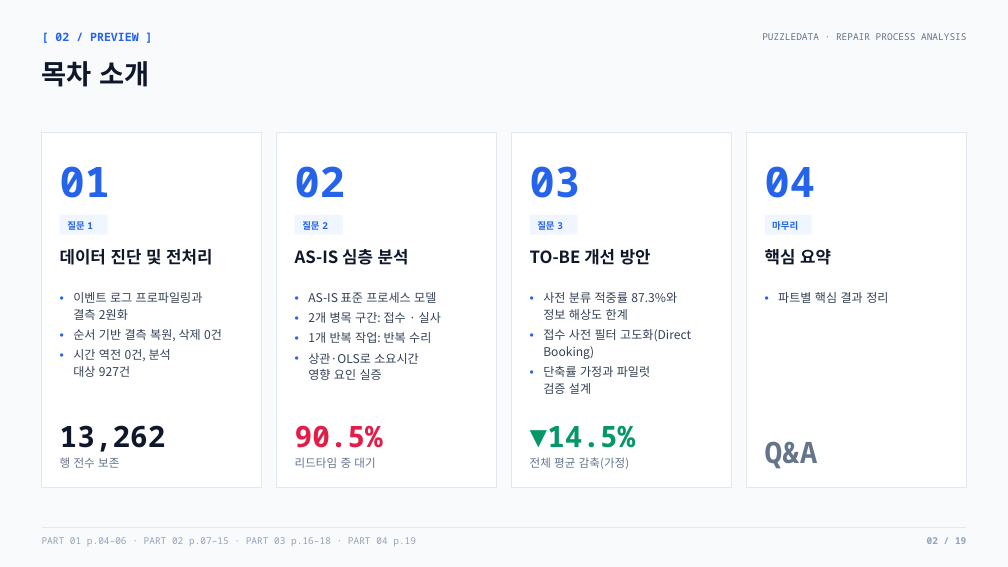
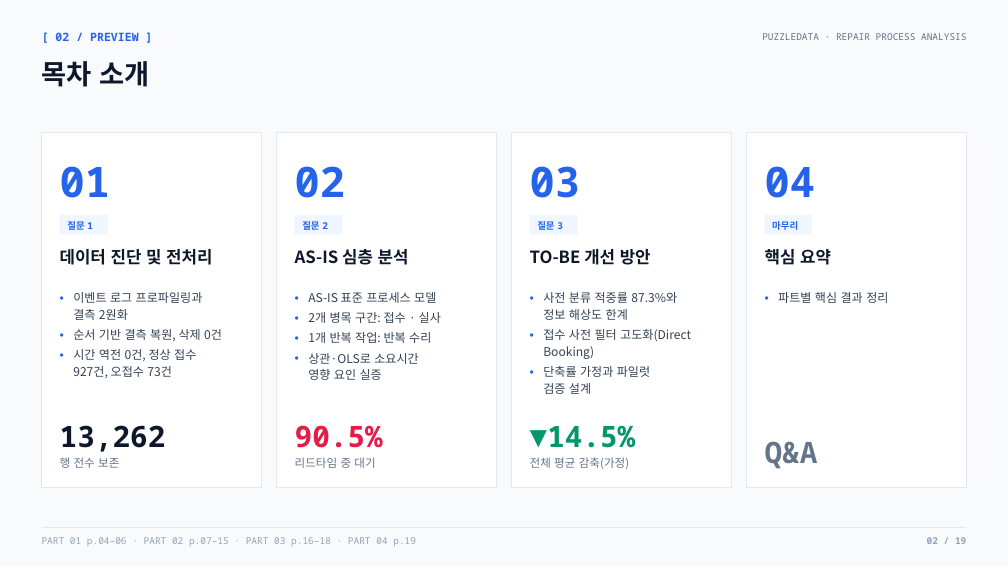
Before and after one commit to nus1245/puzzle_data, a slide deck: slide 2 of outputs/pptx/puzzledata_repair_report.pptx. Drawn at 1008x567 pixels with LibreOffice and Linux fonts; fonts in the diff are those of the drawing. Boxes give left, top, right and bottom in pixels: in the first picture for what was removed or moved away, otherwise in the second. Text is boxed around its words. In the diff, an @@ line names an element or a change of style, - is before the commit and + after.

```diff
--- a/outputs/pptx/puzzledata_repair_report.pptx
+++ b/outputs/pptx/puzzledata_repair_report.pptx
@@ text at (x1=73, y1=349, x2=196, y2=378): text changed @@
-• 시간 역전 0건, 분석
-  대상 927건
+• 시간 역전 0건, 정상 접수
+  927건, 오접수 73건
```
Also in this commit, not shown: 4 other slides changed, 4 other files.
